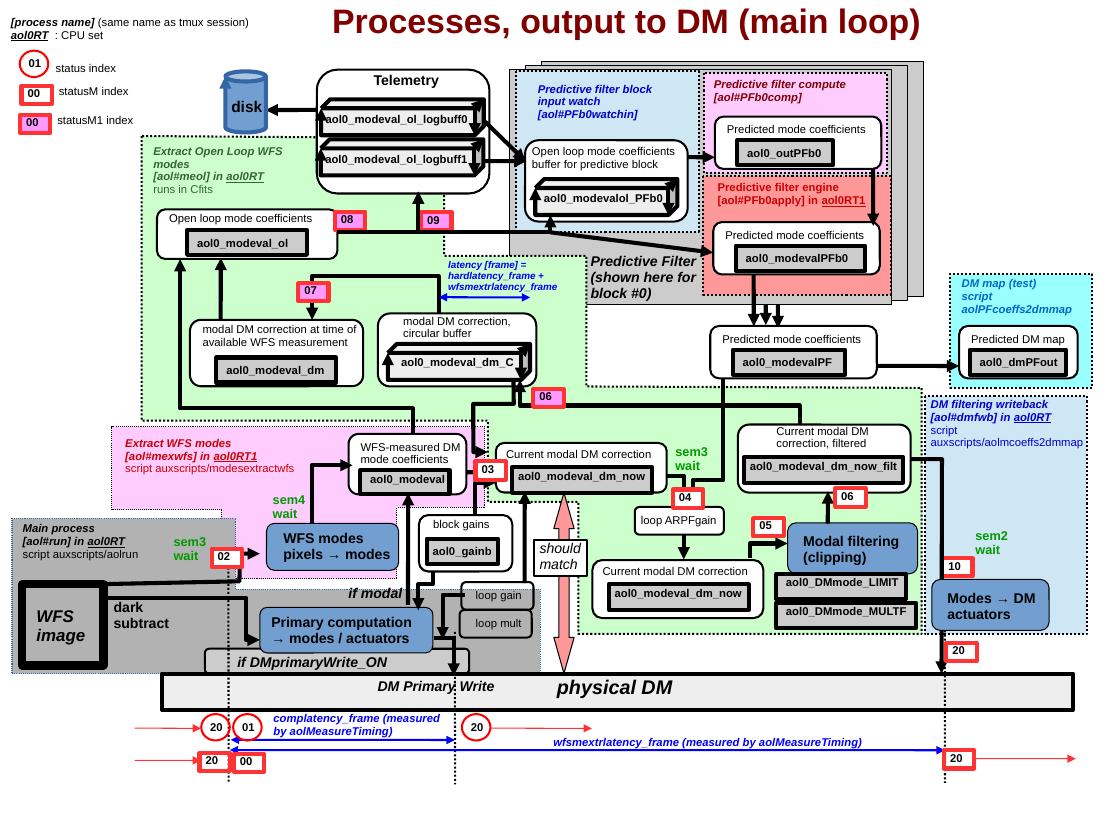
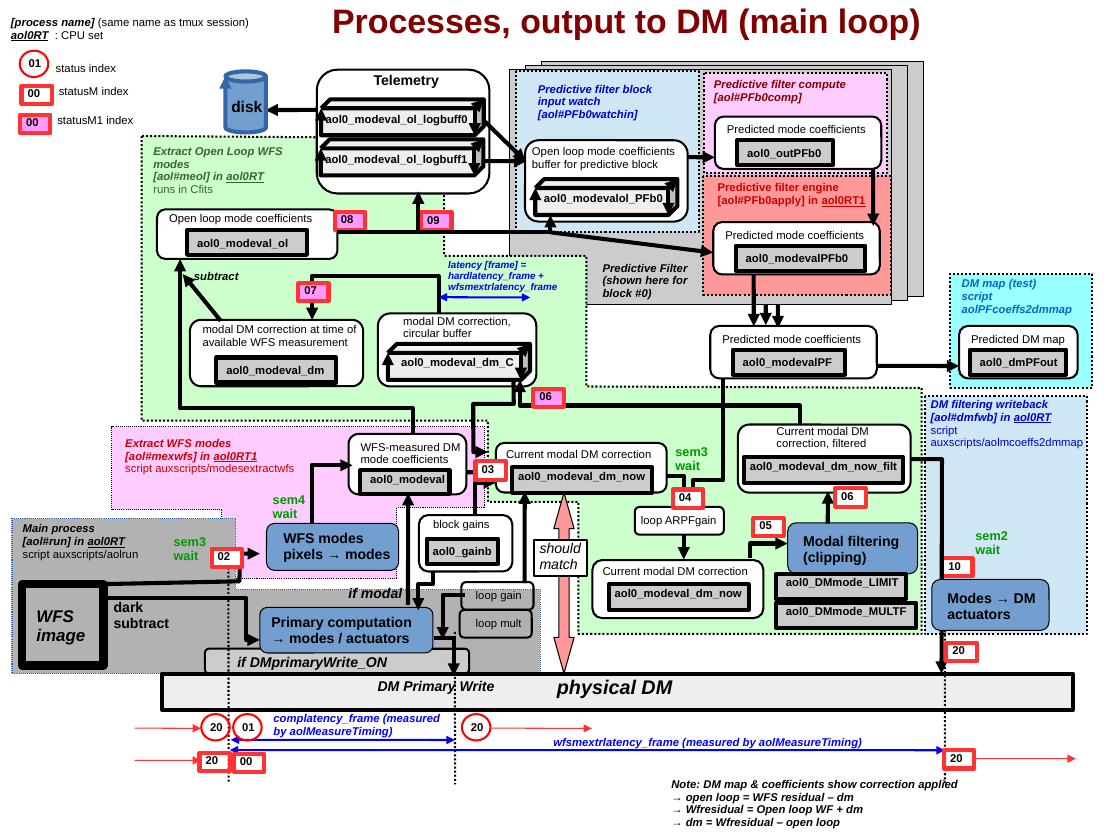
Before and after one commit to oguyon/Cfits, a slide deck: slide 7 of src/AOloopControl/doc/AOloopControl_figs.ppt. Drawn at 1120x840 pixels with LibreOffice and Linux fonts; fonts in the diff are those of the drawing. Boxes give left, top, right and bottom in pixels: in the first picture for what was removed or moved away, otherwise in the second. Text is boxed around its words. In the diff, an @@ line names an element or a change of style, - is before the commit and + after.

```diff
--- a/src/AOloopControl/doc/AOloopControl_figs.ppt
+++ b/src/AOloopControl/doc/AOloopControl_figs.ppt
@@ text "Predictive Filter" moved from (x1=591, y1=255, x2=696, y2=301) to (x1=603, y1=264, x2=688, y2=300) @@
@@ text "Predictive Filter" at (x1=603, y1=264, x2=688, y2=300): size 10 to 8 pt @@
@@ arrow moved from (221, 321) - (221, 258) to (221, 321) - (183, 274) @@
@@ text added at (x1=194, y1=271, x2=239, y2=281), 8 pt, text #000000, bold, italic @@
+subtract
@@ text added at (x1=671, y1=779, x2=958, y2=829), 8 pt, text #000000, bold, italic @@
+Note: DM map & coefficients show correction applied
+→ open loop = WFS residual – dm
+→ Wfresidual = Open loop WF + dm
+→ dm = Wfresidual – open loop
```
Also in this commit, not shown: 1 other slide changed, 1 slide added, 2 other files.
